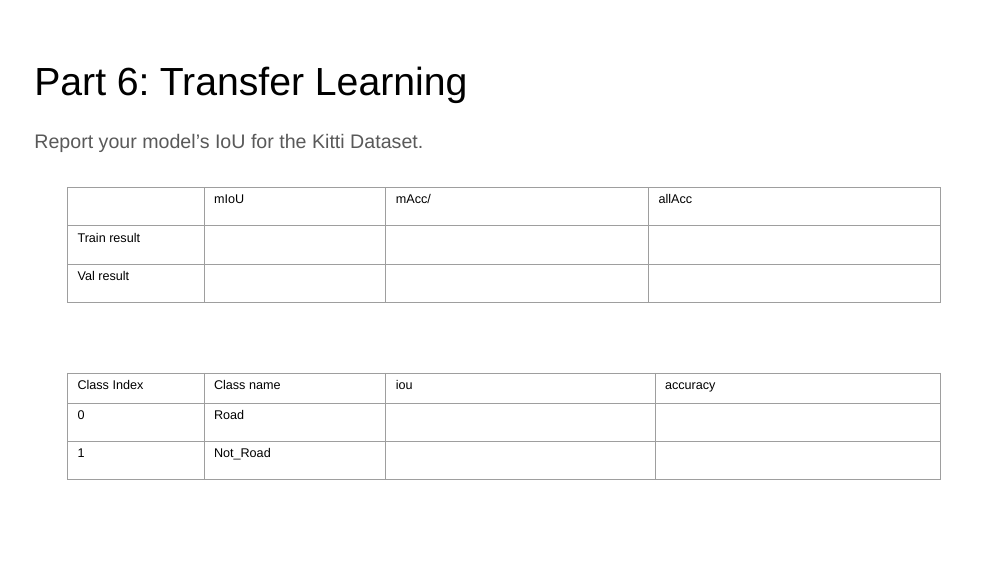
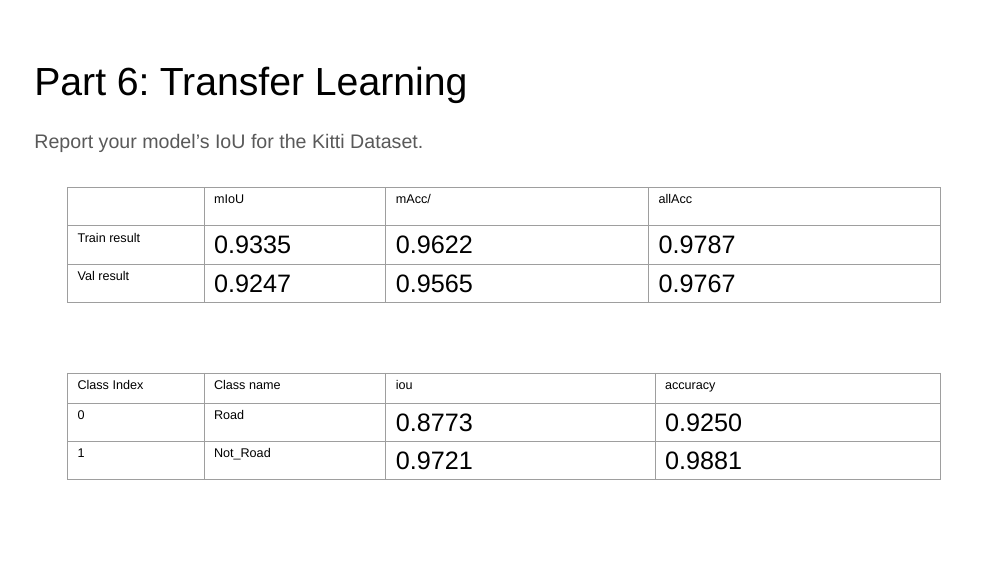
Before and after one commit to anirudh-arunkumar/ComputerVision, a slide deck: slide 7 of project-4-main/doc/proj4_report.pptx. Drawn at 1008x567 pixels with LibreOffice and Linux fonts; fonts in the diff are those of the drawing. Boxes give left, top, right and bottom in pixels: in the first picture for what was removed or moved away, otherwise in the second. Text is boxed around its words. In the diff, an @@ line names an element or a change of style, - is before the commit and + after.

```diff
--- a/project-4-main/doc/proj4_report.pptx
+++ b/project-4-main/doc/proj4_report.pptx
@@ table at <box>68,187,940,308</box> @@
-row 2: Train result |  |  | 
+row 2: Train result | 0.9335 | 0.9622 | 0.9787
-row 3: Val result |  |  | 
+row 3: Val result | 0.9247 | 0.9565 | 0.9767
@@ table at <box>68,373,939,484</box> @@
-row 2, column 3: 
+row 2, column 3: 0.8773
-row 2, column 4: 
+row 2, column 4: 0.9250
-row 3, column 3: 
+row 3, column 3: 0.9721
-row 3, column 4: 
+row 3, column 4: 0.9881
```
Also in this commit, not shown: 6 other slides changed, 19 other files.
